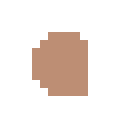
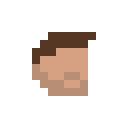
Before/after of a (128, 128) layered artwork. What changed in the layer stack:
showed "hair", painted on it over 32, 32, 96, 96
painted on "Head" over 32, 32, 88, 96
